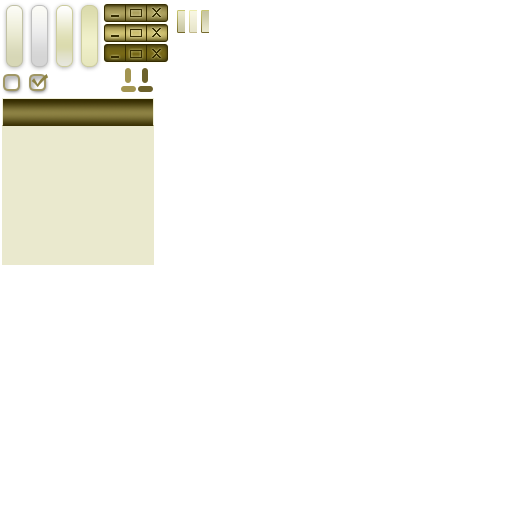
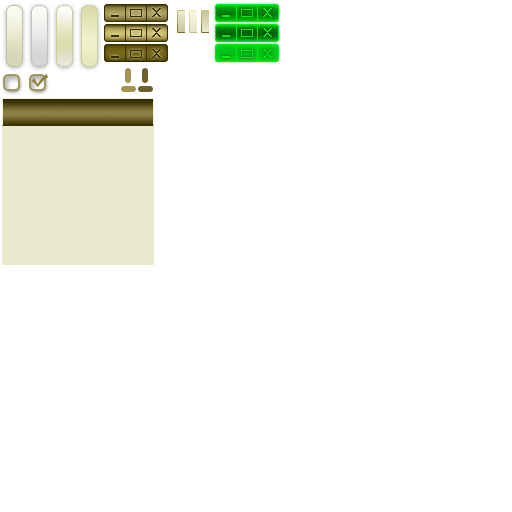
Before/after of a 512 x 512 layered artwork. What changed in the layer stack:
added layer "光栅化 副本" in group "最小化最大化关闭" over [213, 2, 281, 64]
